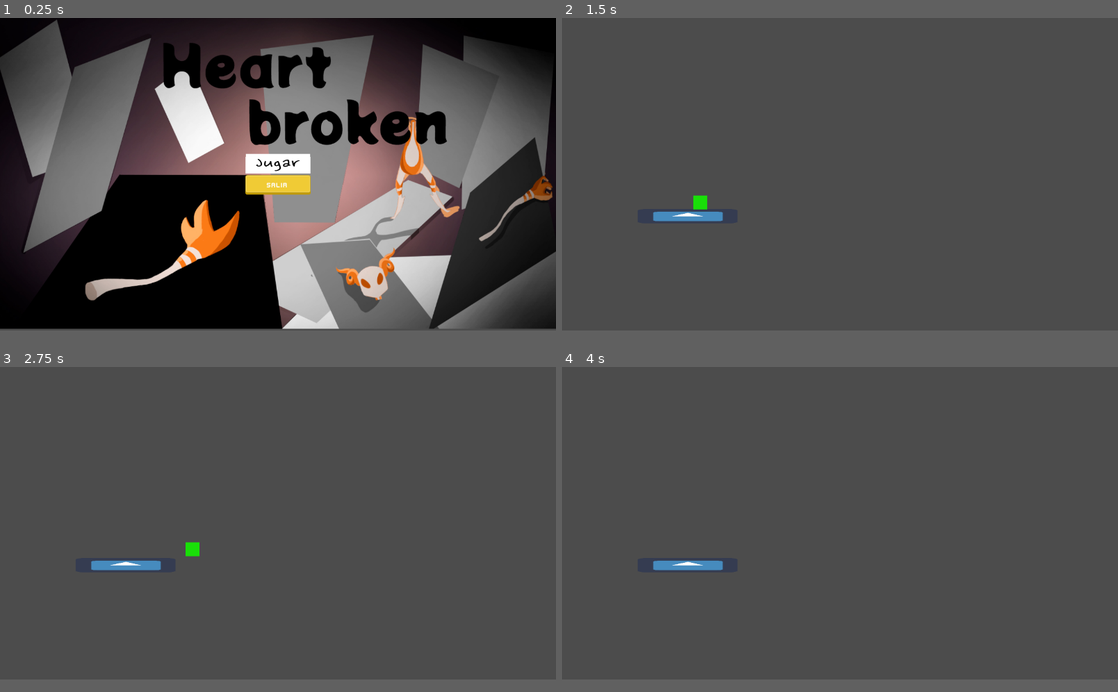
Above: before the commit, frames 1-4 (two rows, left to right).
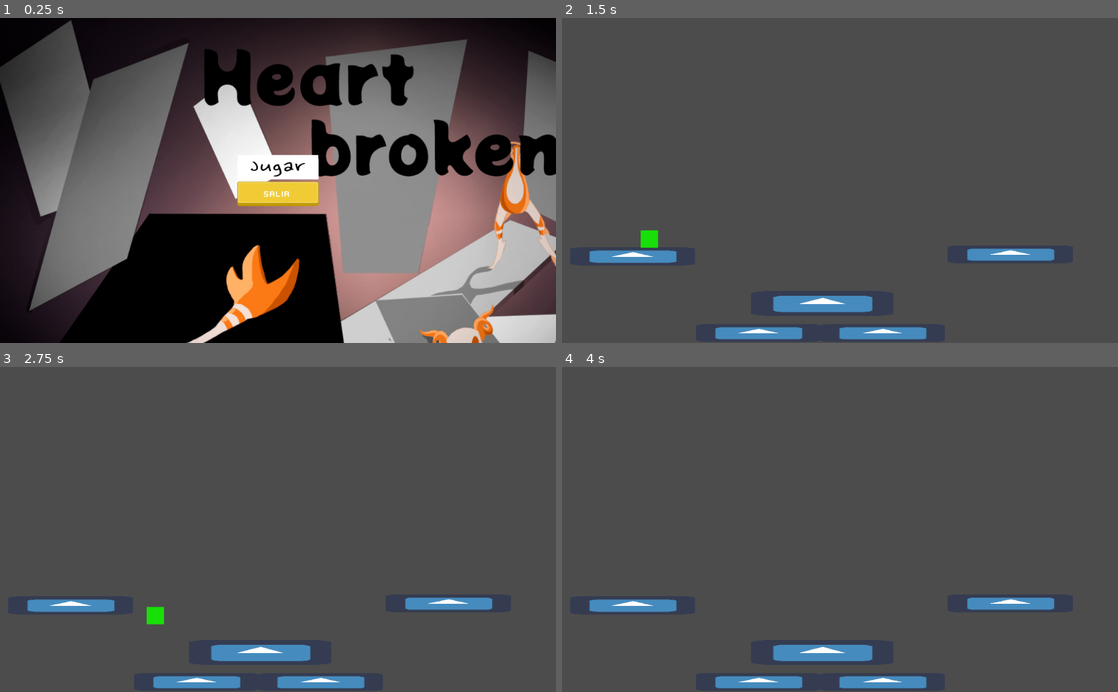
Above: after the commit, the same moments.

Repository: santyarellano/Shattered
Game: Godot game, scene res://Niveles/menuPrincipal.tscn
Same seed, same stepped clock (60 frames per second), same inputs: the game is played once before the commit and once after it. After the commit the project has no main scene; this scene is started directly in both runs. The engine's default icon, where the game draws it, is replaced by a stand-in: a white triangle on a blue panel in a dark square.
Inputs (mouse positions are in pixels of both pictures, inside the frame that each line leads up to; where the layout moved, square brackets give the same spot in the first picture):
- Up to frame 1 (0.25 s): no input
- Up to frame 2 (1.5 s): click (840, 161) [840, 164] at 0.5 s; hold Right (ui_right) from 1.28 s (still down)
- Up to frame 3 (2.75 s): keep holding Right (ui_right); tap Space (ui_select) at 1.52, 2.27 s
- Up to frame 4 (4 s): release Right (ui_right) at 2.78 s; hold Left (ui_left) 2.78-3.53 s; hold Right (ui_right) from 3.53 s (still down); tap Space (ui_select) at 3.77 s
The window is 800x450 before the commit and 800x468 after it. Grey fills any space a smaller window leaves; there, only what the larger window draws over its background counts as a difference.

The runs differ from the first frame. In frame 1, 64% of the frame differs, in the area x 0-100%, y 0-100%; in frame 2, 4.0%; in frame 3, 4.0%; in frame 4, 3.7%.

Commit message:
agregar prototipo de fotos

Diff:
--- a/Niveles/Playground.tscn
+++ b/Niveles/Playground.tscn
@@ -1,13 +1,31 @@
-[gd_scene load_steps=3 format=2]
+[gd_scene load_steps=4 format=2]
 
 [ext_resource path="res://Obj/bloque pisos/bloquepiso.tscn" type="PackedScene" id=1]
 [ext_resource path="res://Obj/Player/Player.tscn" type="PackedScene" id=2]
+[ext_resource path="res://Obj/Hazards/BurningPhotos.tscn" type="PackedScene" id=3]
 
 [node name="Playground" type="Node"]
 
 [node name="StaticBody2D" parent="." instance=ExtResource( 1 )]
-position = Vector2( 283.469, 455.829 )
+position = Vector2( 124.115, 439.18 )
+scale = Vector2( 7, 1 )
+
+[node name="StaticBody2D2" parent="." instance=ExtResource( 1 )]
+position = Vector2( 819.801, 435.613 )
+scale = Vector2( 7, 1 )
+
+[node name="StaticBody2D3" parent="." instance=ExtResource( 1 )]
+position = Vector2( 356.011, 580.696 )
+scale = Vector2( 7, 1 )
+
+[node name="StaticBody2D4" parent="." instance=ExtResource( 1 )]
+position = Vector2( 584.457, 580.82 )
 scale = Vector2( 7, 1 )
 
 [node name="Player" parent="." instance=ExtResource( 2 )]
-position = Vector2( 298.077, 204.898 )
+position = Vector2( 140.932, 190.306 )
+jump_power = -500
+
+[node name="BurningPhotos" parent="." instance=ExtResource( 3 )]
+position = Vector2( 479.284, 526.982 )
+scale = Vector2( 2.04984, 0.3525 )
--- /dev/null
+++ b/Obj/Hazards/BurningPhotos.tscn
@@ -0,0 +1,25 @@
+[gd_scene load_steps=4 format=2]
+
+[ext_resource path="res://icon.png" type="Texture" id=1]
+
+[sub_resource type="SpriteFrames" id=1]
+animations = [ {
+"frames": [ ExtResource( 1 ) ],
+"loop": true,
+"name": "default",
+"speed": 5.0
+} ]
+
+[sub_resource type="RectangleShape2D" id=2]
+extents = Vector2( 61.8829, 73.9831 )
+
+[node name="BurningPhotos" type="AnimatedSprite"]
+position = Vector2( 520.906, 289.323 )
+scale = Vector2( 2.68161, 0.461141 )
+frames = SubResource( 1 )
+
+[node name="FireArea" type="Area2D" parent="."]
+
+[node name="Trigger" type="CollisionShape2D" parent="FireArea"]
+position = Vector2( 0, -15.4905 )
+shape = SubResource( 2 )
--- a/project.godot
+++ b/project.godot
@@ -16,14 +16,7 @@
 [application]
 
 config/name="Pieces"
-run/main_scene="res://Niveles/menuPrincipal.tscn"
 config/icon="res://icon.png"
-
-[display]
-
-window/size/width=1280
-window/size/height=720
-window/size/resizable=false
 
 [rendering]
 
